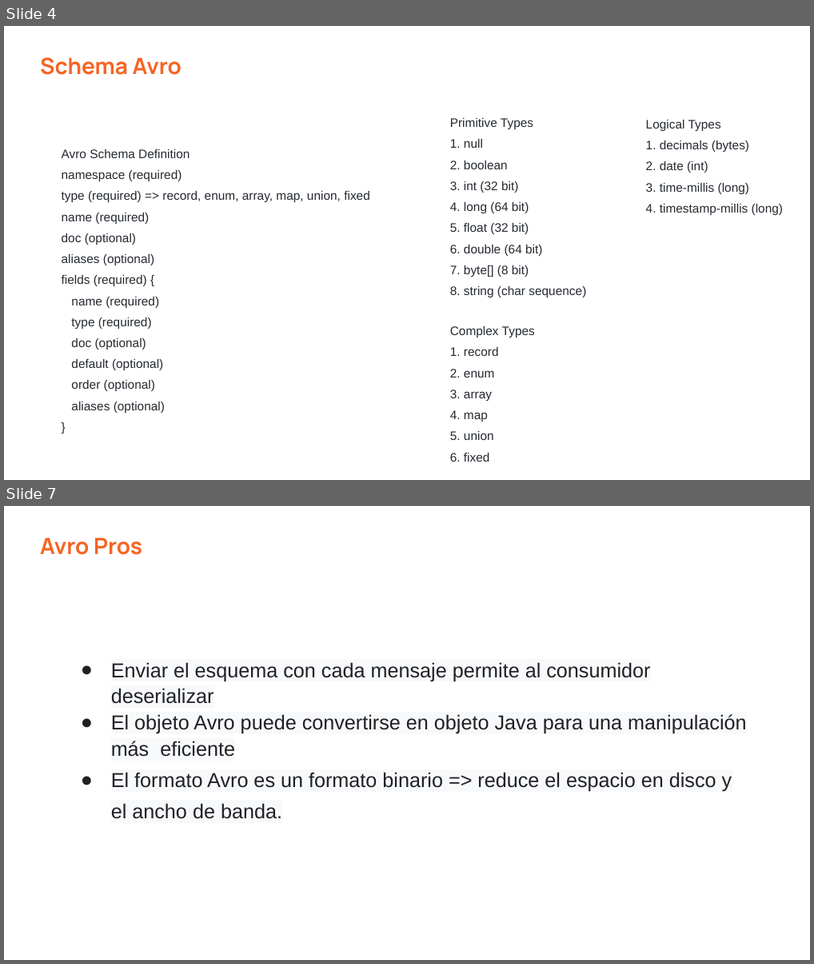
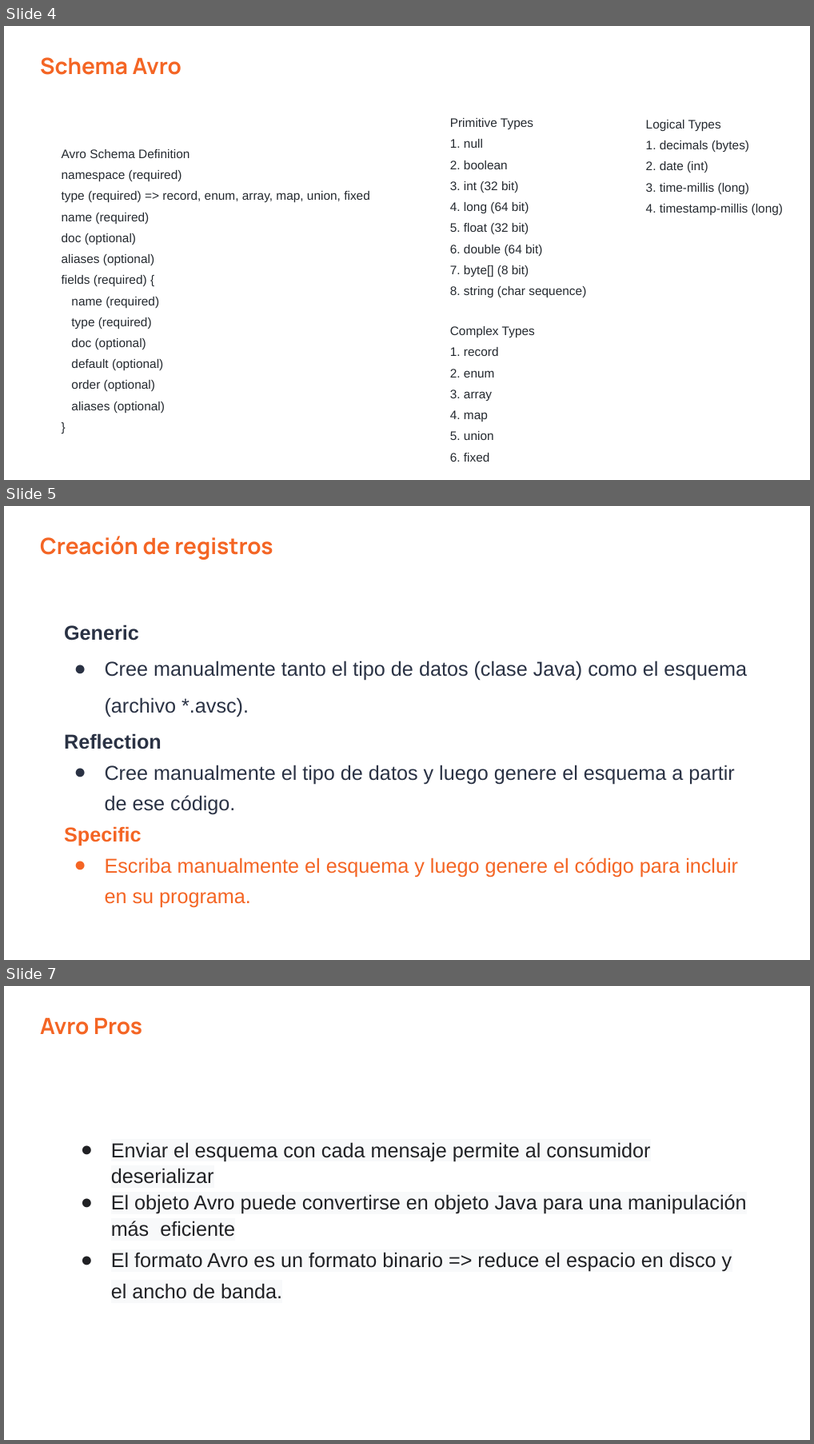
Before and after one commit to vass-engineering/102-spring-kafka-registry, a slide deck: docs/Kafka-GobernanzaDeEsquema.pptx. Shown one above the other, each under a label of ours: slides 4 and 7 before the commit, slides 4, 5 and 7 after it; the slides between them are not shown. The pictures are 814x964 and 814x1444 pixels, drawn with LibreOffice and Linux fonts; fonts in the diff are those of the drawing. Boxes give left, top, right and bottom in pixels: in the first picture for what was removed or moved away, otherwise in the second. Text is boxed around its words. In the diff, an @@ line names an element or a change of style, - is before the commit and + after.

```diff
--- a/docs/Kafka-GobernanzaDeEsquema.pptx
+++ b/docs/Kafka-GobernanzaDeEsquema.pptx
@@ slide 5 added at bbox=[4, 506, 810, 960], background #FFFFFF @@
@@ text added at bbox=[40, 536, 273, 560], 20 pt, text #F46524, bold @@
+Creación de registros
@@ rectangle added at bbox=[57, 609, 758, 912], outline #FFFFFF 0.75 pt, 18 pt, text #2A3244 @@
+Generic
+● Cree manualmente tanto el tipo de datos (clase Java) como el esquema (archivo *.avsc).
+Reflection
+● Cree manualmente el tipo de datos y luego genere el esquema a partir de ese código.
+Specific
+● Escriba manualmente el esquema y luego genere el código para incluir en su programa.
```
Also in this commit, not shown: 4 slides changed, 1 slide removed.
